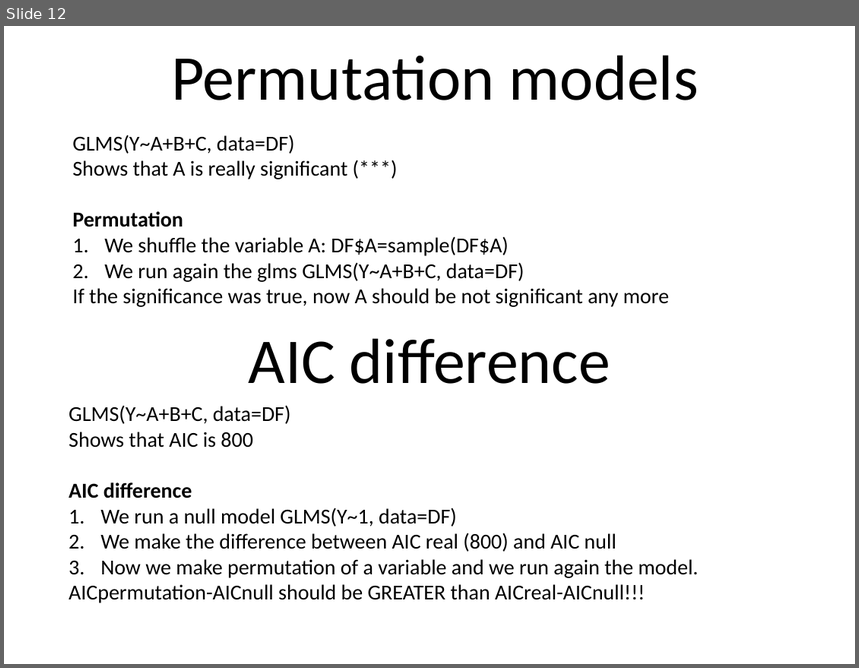
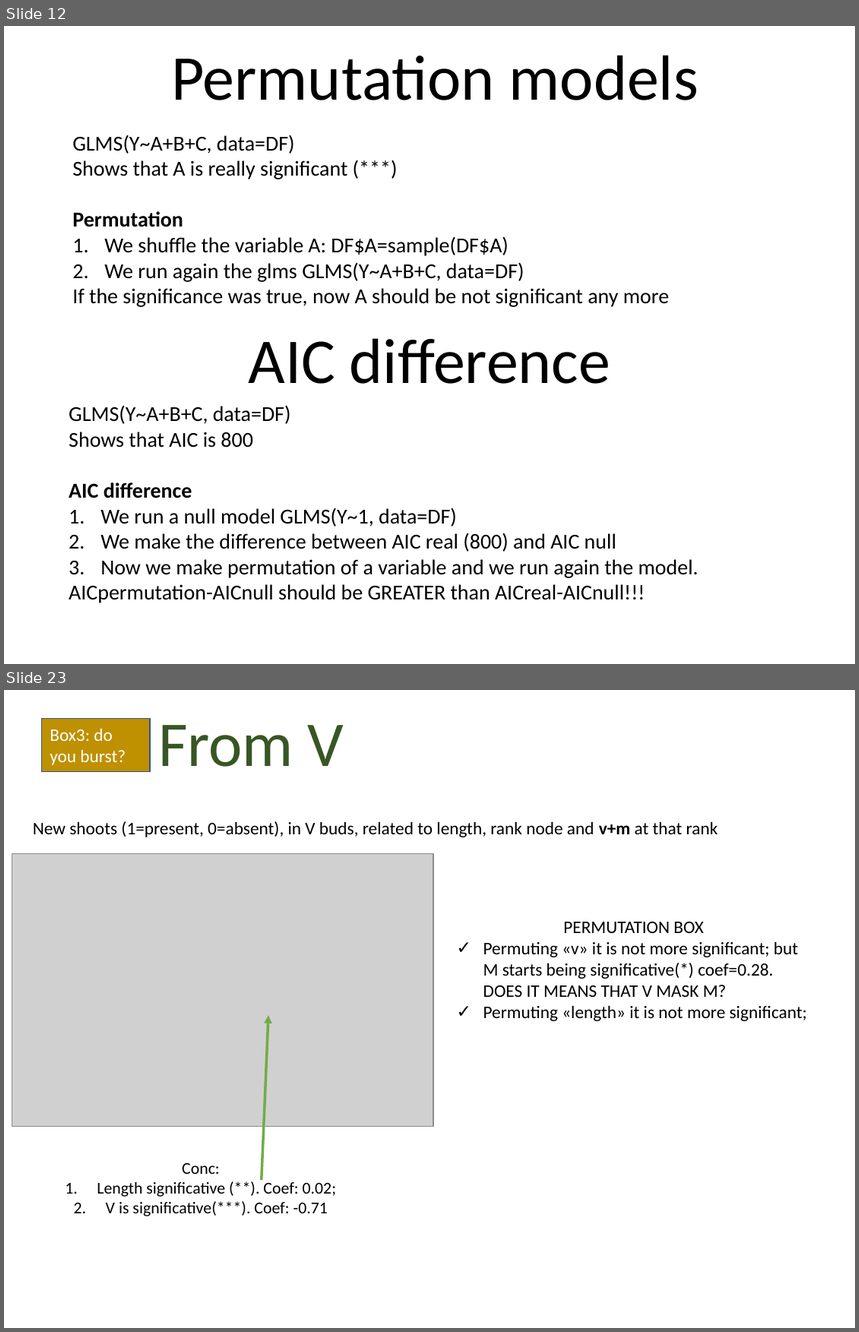
Before and after one commit to Corilana/L-HAZELNUT, a slide deck: Procedures_coding_hazelnut_architecture.pptx. Shown one above the other, each under a label of ours: slide 12 before the commit, slides 12 and 23 after it; the slides between them are not shown. The pictures are 859x668 and 859x1332 pixels, drawn with LibreOffice and Linux fonts; fonts in the diff are those of the drawing; grey boxes stand for pictures. Boxes give left, top, right and bottom in pixels: in the first picture for what was removed or moved away, otherwise in the second. Text is boxed around its words. In the diff, an @@ line names an element or a change of style, - is before the commit and + after.

```diff
--- a/Procedures_coding_hazelnut_architecture.pptx
+++ b/Procedures_coding_hazelnut_architecture.pptx
@@ slide 23 added at (4,690,855,1328), background #FFFFFF @@
@@ rectangle added at (41,719,150,773), fill #BF9000, outline #325491 1 pt, 15 pt, text #FFFFFF @@
+Box3: do you burst?
@@ text added at (158,725,344,767), 54 pt, text #385723 @@
+From V
@@ text added at (33,821,718,837), 15 pt, text #000000 @@
+New shoots (1=present, 0=absent), in V buds, related to length, rank node and v+m at that rank
@@ picture added at (12,853,433,1127) @@
@@ text added at (484,922,807,1021), 15 pt, text #000000 @@
+PERMUTATION BOX
+✓ Permuting «v» it is not more significant; but M starts being significative(*) coef=0.28. DOES IT MEANS THAT V MASK M?
+✓ Permuting «length» it is not more significant;
@@ arrow added from (262, 1180) to (268, 1015), #70AD47 2.25 pt @@
@@ text added at (97,1163,336,1217), 14 pt, text #000000 @@
+Conc:
+1. Length significative (**). Coef: 0.02;
+2. V is significative(***). Coef: -0.71
```
Also in this commit, not shown: 2 slides changed, 18 other slides added, 24 slides removed, 1 other file.
